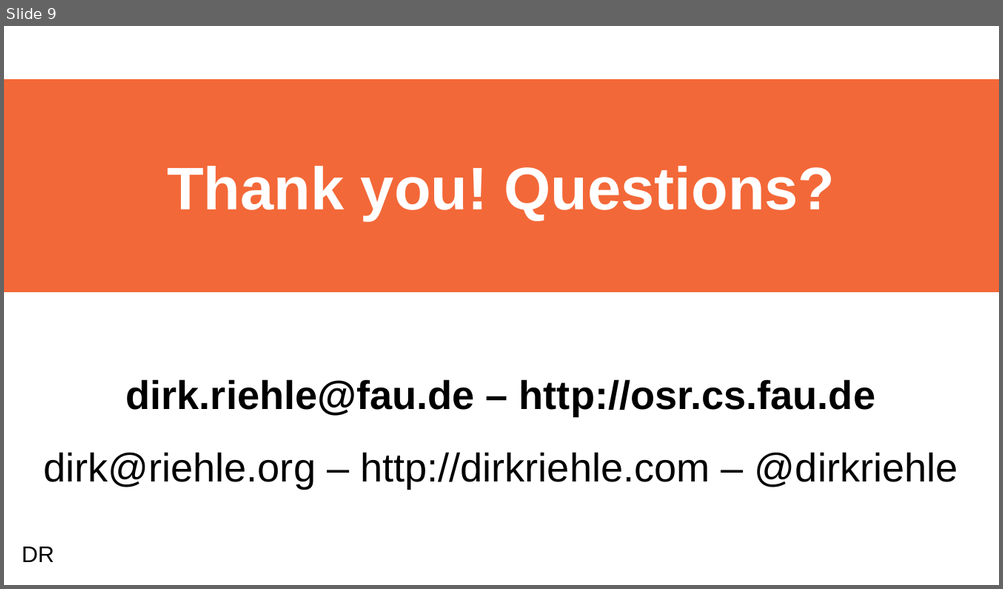
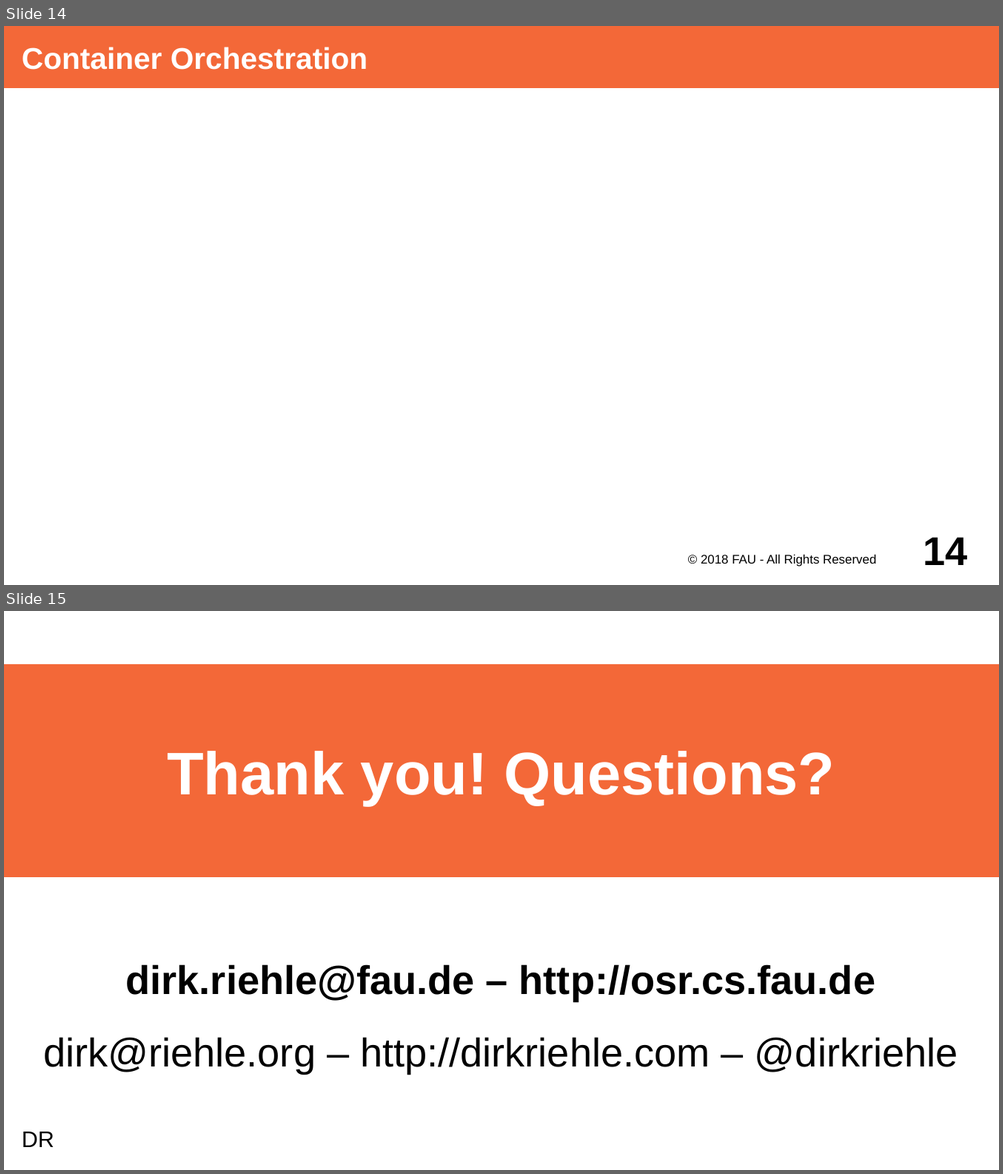
Before and after one commit to dirkriehle/adap-course, a slide deck: Lecture Slides/ADAP Z01 - Containerization.odp. Shown one above the other, each under a label of ours: slide 9 before the commit, slides 14 and 15 after it. The pictures are 1003x589 and 1003x1174 pixels, drawn with LibreOffice and Linux fonts; fonts in the diff are those of the drawing. Boxes give left, top, right and bottom in pixels: in the first picture for what was removed or moved away, otherwise in the second. Text is boxed around its words. In the diff, an @@ line names an element or a change of style, - is before the commit and + after.

```diff
--- a/Lecture Slides/ADAP Z01 - Containerization.odp
+++ b/Lecture Slides/ADAP Z01 - Containerization.odp
@@ slide 14 added at [4,26,999,585], background #FFFFFF @@
@@ title added at [4,26,999,88], fill #F36838, 24 pt, text #FFFFFF, bold @@
+Container Orchestration
@@ text added at [700,554,876,567], 10 pt, text #000000 @@
+© 2018 FAU - All Rights Reserved
@@ page number added at [923,537,967,565], 32 pt, text #000000, bold @@
+14
@@ what was slide 9 is now slide 15 @@
```
Also in this commit, not shown: 6 slides changed, 5 other slides added.
